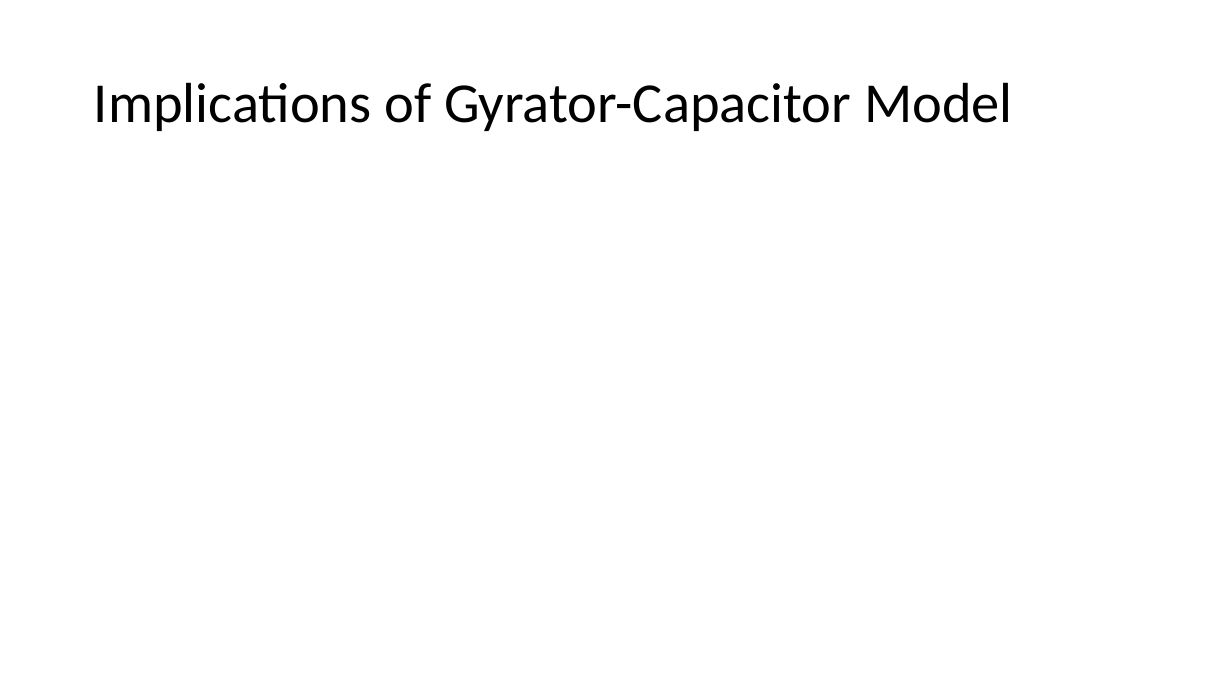
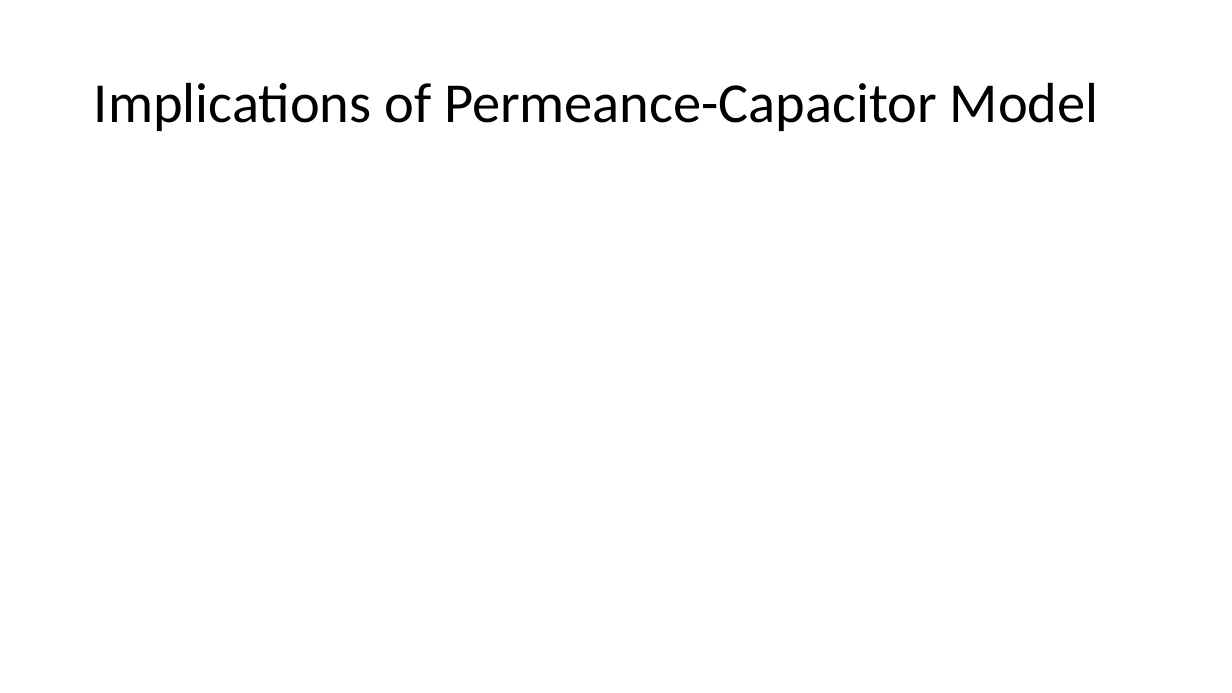
Before and after one commit to MuhammadShamaas1997/Electrical-Engineering, a slide deck: slide 10 of Thesis/Magnetic Transmission Lines/Thesis Proposal.pptx (slide 5 before the commit). Drawn at 1232x693 pixels with LibreOffice and Linux fonts; fonts in the diff are those of the drawing; grey boxes stand for pictures. Boxes give left, top, right and bottom in pixels: in the first picture for what was removed or moved away, otherwise in the second. Text is boxed around its words. In the diff, an @@ line names an element or a change of style, - is before the commit and + after.

```diff
--- a/Thesis/Magnetic Transmission Lines/Thesis Proposal.pptx
+++ b/Thesis/Magnetic Transmission Lines/Thesis Proposal.pptx
@@ title at (94, 82, 1099, 131): text changed @@
-Implications of Gyrator-Capacitor Model
+Implications of Permeance-Capacitor Model
```
Also in this commit, not shown: 8 other slides changed, 13 slides added, 1 slide removed.
